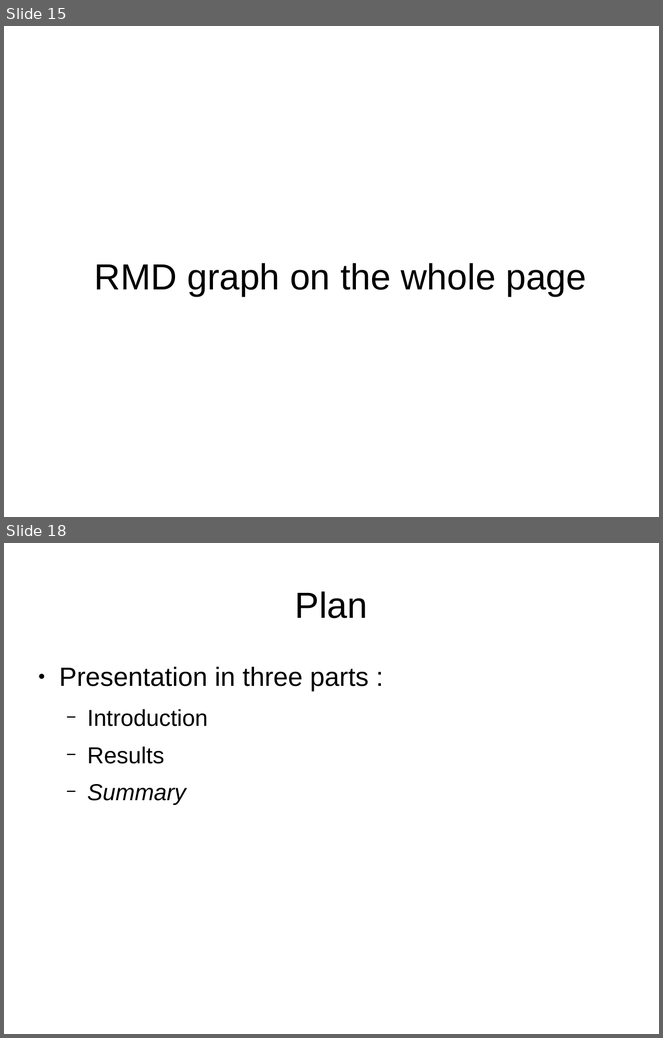
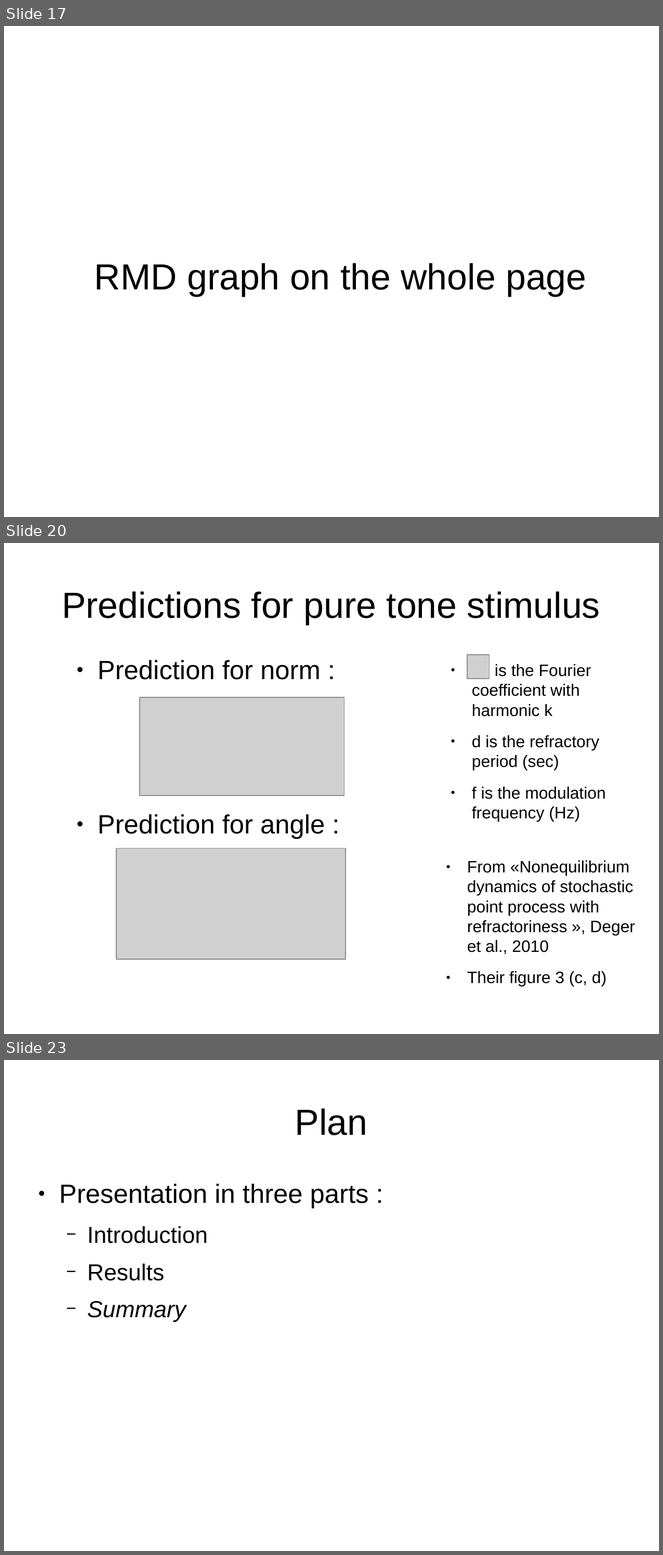
Before and after one commit to MaelleC/auditory-things, a slide deck: finalThings/presentation/pres1.odp. Shown one above the other, each under a label of ours: slides 15 and 18 before the commit, slides 17, 20 and 23 after it; the slides between them are not shown. The pictures are 663x1038 and 663x1555 pixels, drawn with LibreOffice and Linux fonts; fonts in the diff are those of the drawing; grey boxes stand for pictures. Boxes give left, top, right and bottom in pixels: in the first picture for what was removed or moved away, otherwise in the second. Text is boxed around its words. In the diff, an @@ line names an element or a change of style, - is before the commit and + after.

```diff
--- a/finalThings/presentation/pres1.odp
+++ b/finalThings/presentation/pres1.odp
@@ slide 20 added at (x1=4, y1=543, x2=659, y2=1034), background #FFFFFF @@
@@ title added at (x1=62, y1=591, x2=600, y2=625), 44 pt, text #000000 @@
+Predictions for pure tone stimulus
@@ text added at (x1=98, y1=660, x2=321, y2=680), 32 pt, text #000000 @@
+● Prediction for norm :
@@ picture added at (x1=468, y1=655, x2=490, y2=679) @@
@@ text added at (x1=472, y1=664, x2=606, y2=822), 20 pt, text #000000 @@
+● is the Fourier coefficient with harmonic k
+● d is the refractory period (sec)
+● f is the modulation frequency (Hz)
@@ picture added at (x1=140, y1=697, x2=345, y2=796) @@
@@ text added at (x1=98, y1=814, x2=325, y2=839), 32 pt, text #000000 @@
+● Prediction for angle :
@@ picture added at (x1=116, y1=849, x2=346, y2=960) @@
@@ text added at (x1=467, y1=861, x2=635, y2=987), 20 pt, text #000000 @@
+● From «Nonequilibrium dynamics of stochastic point process with refractoriness », Deger et al., 2010
+● Their figure 3 (c, d)
@@ what was slide 15 is now slide 17 @@
@@ what was slide 18 is now slide 23 @@
```
Also in this commit, not shown: 3 slides changed, 5 other slides added, 1 slide removed, 6 other files.
